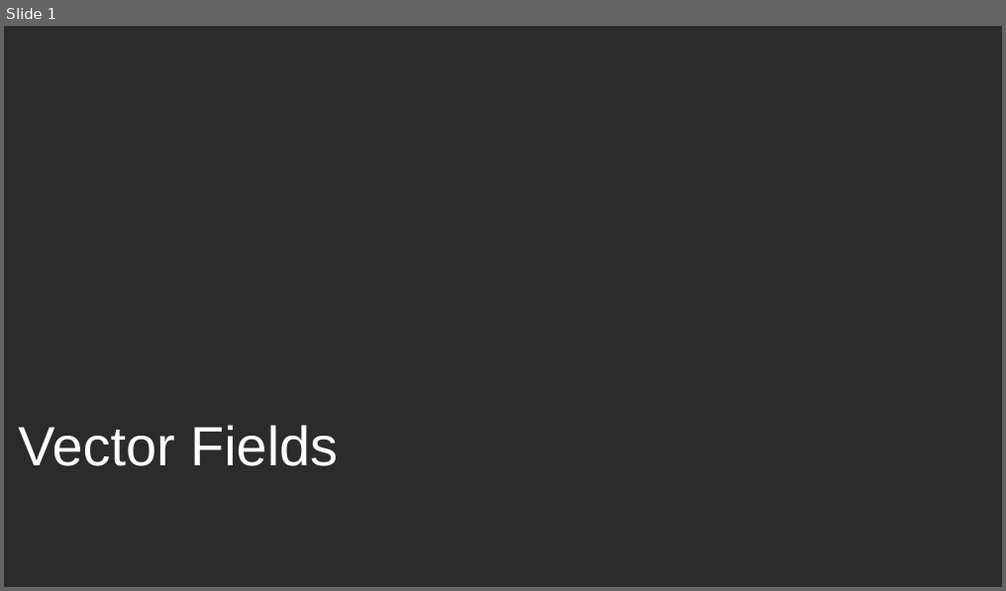
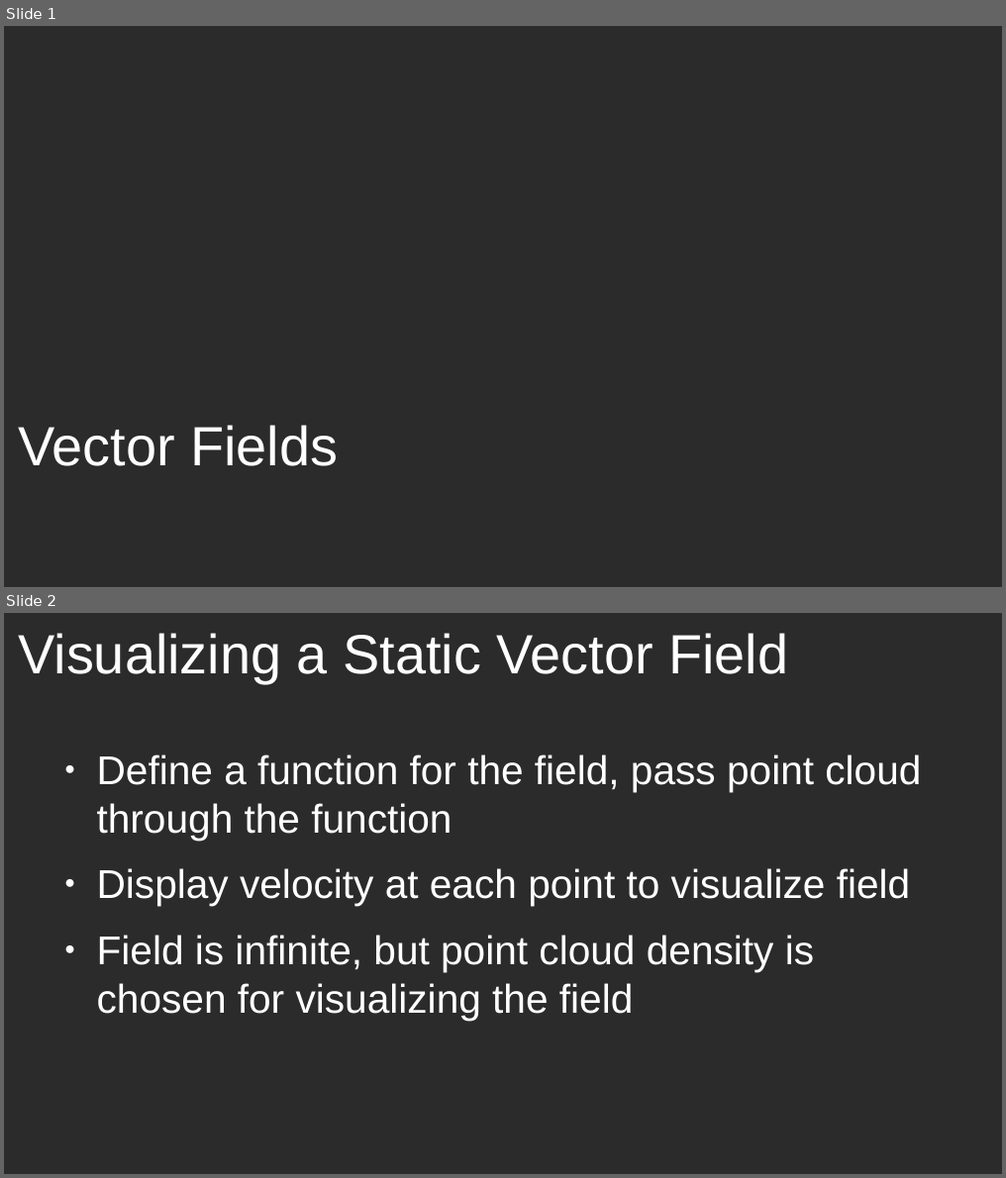
Before and after one commit to russellstrauss/vector-fields, a slide deck: presentation.odp. Shown one above the other, each under a label of ours: slide 1 before the commit, slides 1 and 2 after it. The pictures are 1006x591 and 1006x1178 pixels, drawn with LibreOffice and Linux fonts; fonts in the diff are those of the drawing; background and template pictures are left out; a plain dark background stands for a picture behind light text. Boxes give left, top, right and bottom in pixels: in the first picture for what was removed or moved away, otherwise in the second. Text is boxed around its words. In the diff, an @@ line names an element or a change of style, - is before the commit and + after.

```diff
--- a/presentation.odp
+++ b/presentation.odp
@@ slide 2 added at <box>4,613,1002,1174</box>, background picture (left out) @@
@@ title added at <box>18,633,788,683</box>, 44 pt, text #FFFFFF @@
+Visualizing a Static Vector Field
@@ text added at <box>97,755,921,1021</box>, 32 pt, text #FFFFFF @@
+● Define a function for the field, pass point cloud through the function
+● Display velocity at each point to visualize field
+● Field is infinite, but point cloud density is chosen for visualizing the field
```
Also in this commit, not shown: 1 slide changed, 1 other slide added, 1 slide removed, 2 other files.
